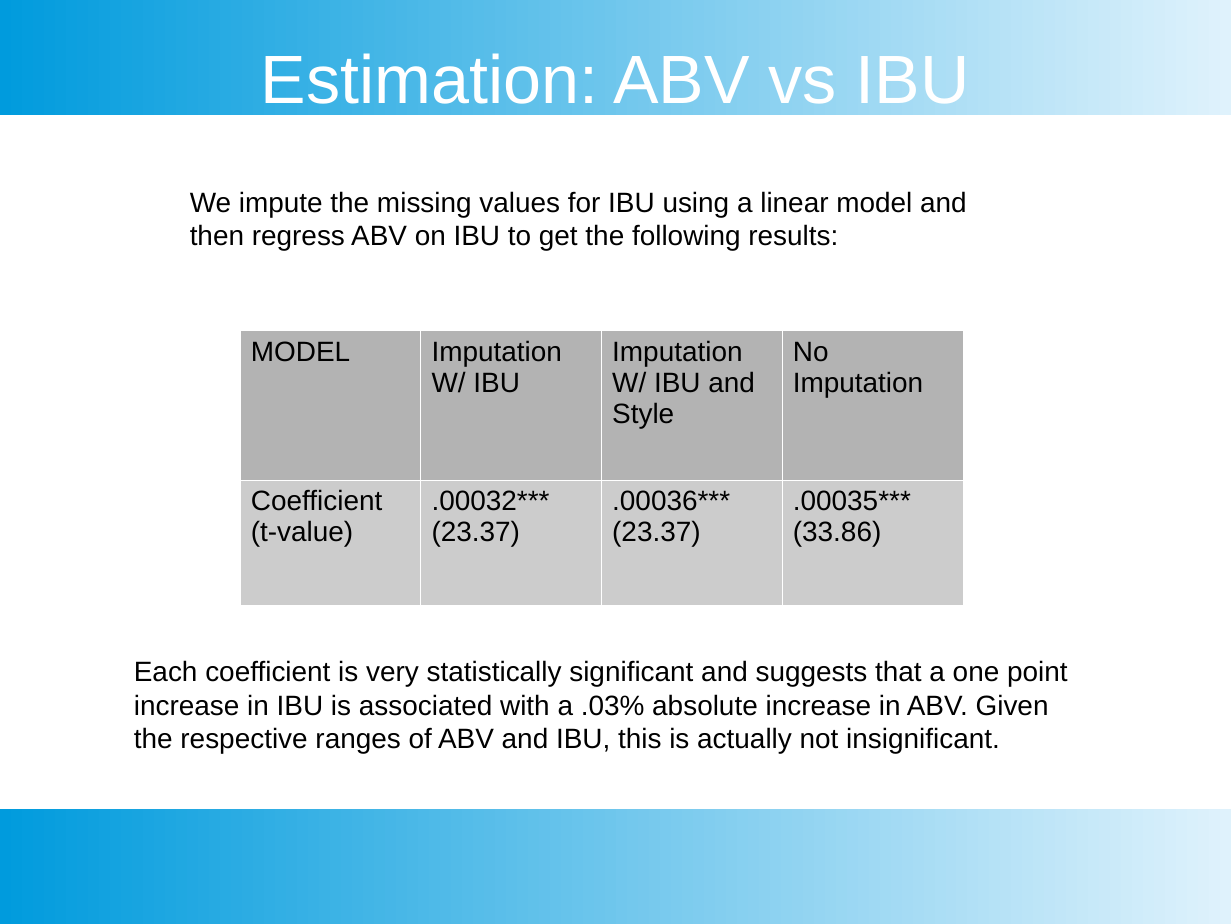
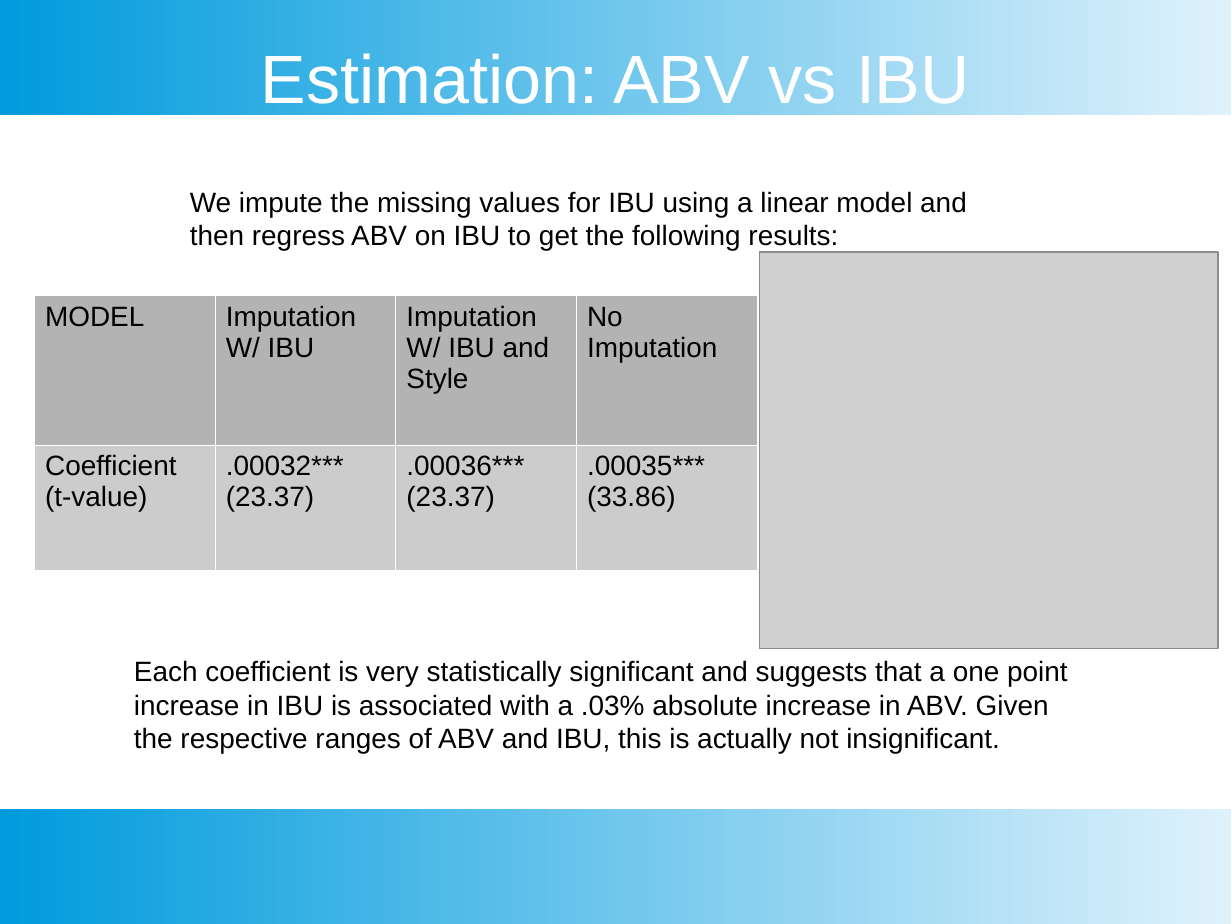
Before and after one commit to sjmiller8182/BeerAnalysis, a slide deck: slide 22 of Thompson_Kevin_Presentation.pptx. Drawn at 1232x924 pixels with LibreOffice and Linux fonts; fonts in the diff are those of the drawing; grey boxes stand for pictures. Boxes give left, top, right and bottom in pixels: in the first picture for what was removed or moved away, otherwise in the second. Text is boxed around its words. In the diff, an @@ line names an element or a change of style, - is before the commit and + after.

```diff
--- a/Thompson_Kevin_Presentation.pptx
+++ b/Thompson_Kevin_Presentation.pptx
@@ picture added at [760, 253, 1219, 648] @@
@@ table: place and size @@
-table at [240, 331, 965, 605]
+table at [35, 295, 759, 569]
```
Also in this commit, not shown: 6 other slides changed, 7 slides added, 2 slides removed, 2 other files.
